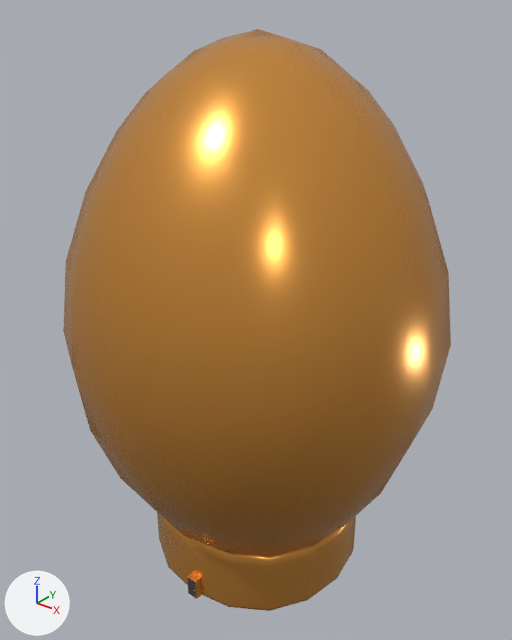
The FBX model Graduation/Assets/Assets/Houses/GoldenEgg.fbx as it was, and as the next commit left it.
Before and after are seen from a 50 mm lens placed at (32.9, -66.5, 78.5), pointed at (-20.3, 0.0, 37.3). The lights are fixed; the arrows at lower left show +X, +Y and +Z.

Script lines for the objects in view, before the commit:
```python
mat_material = principled_material('Material')
mat_material.base_color = (0.8, 0.351, 0.068)  # orange #e7a04a
mat_material.metallic = 0.716
mat_material.roughness = 0.252
me_mesh = bpy.data.meshes.new('Mesh')
me_mesh.from_pydata(...)  # 1608 vertices, 1600 faces; spans x -25.2..24.0, y -14.0..35.2, z -6.8..66.7
# faces by material slot: [1456, 144]
me_mesh.materials.append(mat_material)  # orange #e7a04a
me_mesh.materials.append(mat_material_014)  # dark grey #626262
ob_golden_egg = bpy.data.objects.new('Golden Egg', me_mesh)
ob_golden_egg.location = (-19.4, -10.6, 6.5)
```
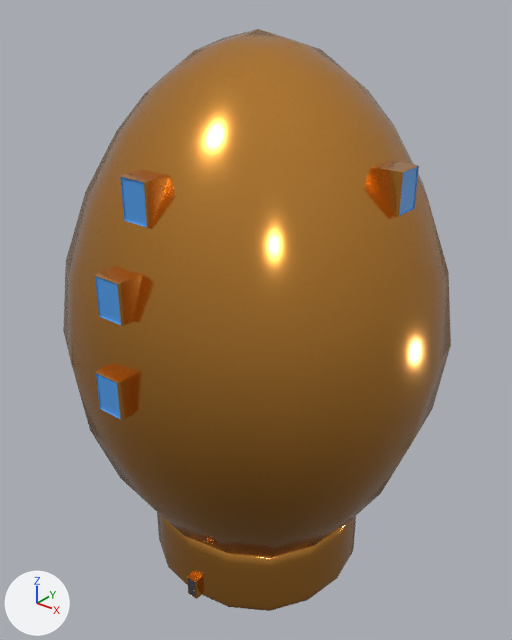
Diff of the bpy script that builds the scene:
```diff
--- a/Graduation/Assets/Assets/Houses/GoldenEgg.fbx.py
+++ b/Graduation/Assets/Assets/Houses/GoldenEgg.fbx.py
@@ mat_material @@
 mat_material.base_color = (0.8, 0.351, 0.068)  # orange #e7a04a
-mat_material.metallic = 0.716
-mat_material.roughness = 0.252
+mat_material.metallic = 1.0
+mat_material.roughness = 0.151
@@ mat_material_025 @@
+mat_material_025 = principled_material('Material.025')
+mat_material_025.base_color = (0.078, 0.332, 0.8)  # blue #4f9ce7
@@ me_mesh @@
 me_mesh.from_pydata(...)  # 1608 vertices, 1600 faces; spans x -25.2..24.0, y -14.0..35.2, z -6.8..66.7
 # used by ob_golden_egg; location = (-19.4, -10.6, 6.5)
+# me_mesh part 1: the loose piece of 866 vertices spanning x -0.8..0.9, y -4.8..-3.2, z -5.9..-2.7 is copied, and the copy is multiplied about its middle by the matrix ((0.0, -2.28, 0.0), (2.28, 0.0, 0.0), (0.0, 0.0, 1.474)), then moved by (17.5, 14.6, 56.2); it spans x 15.7..19.5, y 8.7..12.6, z 49.5..54.2
+# me_mesh part 2: the loose piece of 866 vertices spanning x -0.8..0.9, y -4.8..-3.2, z -5.9..-2.7 is copied, and the copy is scaled about its middle by (2.28, 2.28, 1.47), then moved by (-0.7, -9.2, 35.9); it spans x -2.5..1.3, y -15.1..-11.3, z 29.1..33.9
+# me_mesh part 3: the loose piece of 866 vertices spanning x -0.8..0.9, y -4.8..-3.2, z -5.9..-2.7 is copied, and the copy is scaled about its middle by (2.28, 2.28, 1.47), then moved by (-0.7, -3.5, 55.9); it spans x -2.5..1.3, y -9.4..-5.6, z 49.2..54.0
+# me_mesh part 4: the loose piece of 866 vertices spanning x -0.8..0.9, y -4.8..-3.2, z -5.9..-2.7 is copied, and the copy is scaled about its middle by (2.28, 2.28, 1.47), then moved by (-0.7, -7.9, 46.6); it spans x -2.5..1.3, y -13.8..-10.0, z 39.9..44.7
 me_mesh.materials.append(mat_material)
 me_mesh.materials.append(mat_material_014)
+me_mesh.materials.append(mat_material_025)  # blue #4f9ce7
```

Where the change shows, as pixel boxes (x1, y1, x2, y2) in the pictures (512 x 640 px):
'Golden Egg', surface changed, reshaped: (63, 29, 451, 611) in both
part 1 of me_mesh, added: after (372, 160, 419, 217)
part 2 of me_mesh, added: after (95, 365, 133, 420)
part 3 of me_mesh, added: after (120, 169, 170, 227)
part 4 of me_mesh, added: after (95, 266, 142, 326)
